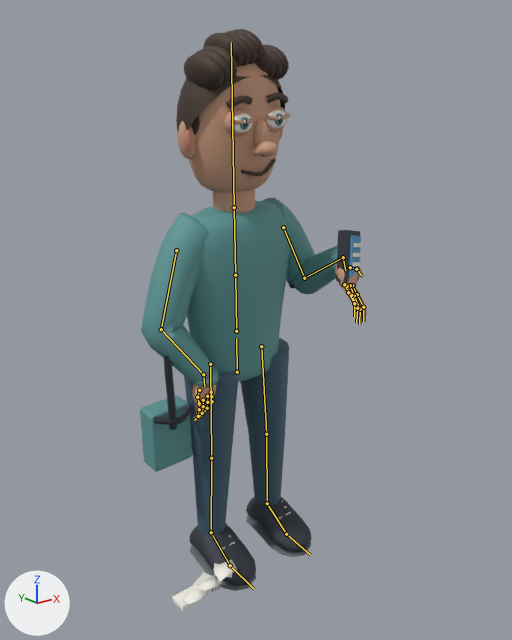
The glTF model game/public/assets/characters/free-rider.glb as it was, and as the next commit left it.
Both versions are drawn from a 50 mm lens placed at (-2.87, -3.78, 3.33), pointed at (-0.15, -0.38, 1.97). The lights are fixed; the arrows at lower left show +X, +Y and +Z. The first picture is the older version. Both versions are drawn at frame 13 of the action 'defend'; the numbers are the values there. The bones that change, and the others that lie on the model, are drawn over the model as lines.

The first picture shows 'free-rider / Weighted surfaces'.
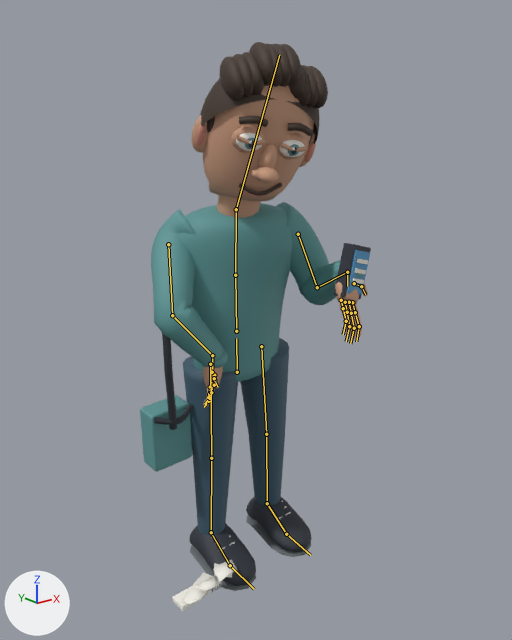
Boxes (x1, y1, x2, y2) around the edits, measured in the pictures (512 x 640 px):
'free-rider / Weighted surfaces', posed: before (140, 29, 367, 611); after (140, 42, 371, 611)
bone 'chest', root to tip: before (235, 275) to (234, 207); after (235, 275) to (236, 209)
bone 'head', root to tip: before (234, 207) to (231, 42); after (236, 209) to (279, 55)
bone 'left.upperarm', root to tip: before (176, 250) to (161, 329); after (168, 244) to (172, 315)
bone 'left.forearm', root to tip: before (161, 329) to (203, 374); after (172, 315) to (212, 355)
bone 'right.forearm', root to tip: before (304, 278) to (343, 257); after (317, 287) to (347, 272)

What changed in the scene script:
```text
Change bone_chest:
    where bone_chest = bpy.data.objects['free-rider / RIG'].pose.bones['chest']  # child of 'spine'
    bone_chest.rotation_quaternion: (1.0, 0.0, 0.0, 0.0) -> (0.981, 0.049, -0.189, 0.009)  # degrees (0, 0, 0) -> degrees (6, -22, 0)
Change bone_head:
    where bone_head = bpy.data.objects['free-rider / RIG'].pose.bones['head']  # child of 'chest'
    bone_head.rotation_quaternion: (1.0, 0.0, 0.0, 0.0) -> (0.991, 0.089, -0.009, -0.099)  # degrees (0, 0, 0) -> degrees (10, 0, -11)
Change bone_left_upperarm:
    where bone_left_upperarm = bpy.data.objects['free-rider / RIG'].pose.bones['left.upperarm']  # child of 'chest'
    bone_left_upperarm.rotation_quaternion: (1.0, 0.0, 0.0, 0.0) -> (0.914, -0.386, -0.049, 0.115)  # degrees (0, 0, 0) -> degrees (-46, 0, 14)
Change bone_left_forearm:
    where bone_left_forearm = bpy.data.objects['free-rider / RIG'].pose.bones['left.forearm']  # child of 'left.upperarm'
    bone_left_forearm.rotation_quaternion: (0.971, 0.238, 0.0, 0.0) -> (0.825, 0.565, 0.0, 0.0)  # degrees (28, 0, 0) -> degrees (69, 0, 0)
Change bone_right_forearm:
    where bone_right_forearm = bpy.data.objects['free-rider / RIG'].pose.bones['right.forearm']  # child of 'right.upperarm'
    bone_right_forearm.rotation_quaternion: (0.971, 0.238, 0.0, 0.0) -> (0.948, 0.319, 0.0, 0.0)  # degrees (28, 0, 0) -> degrees (37, 0, 0)
```
